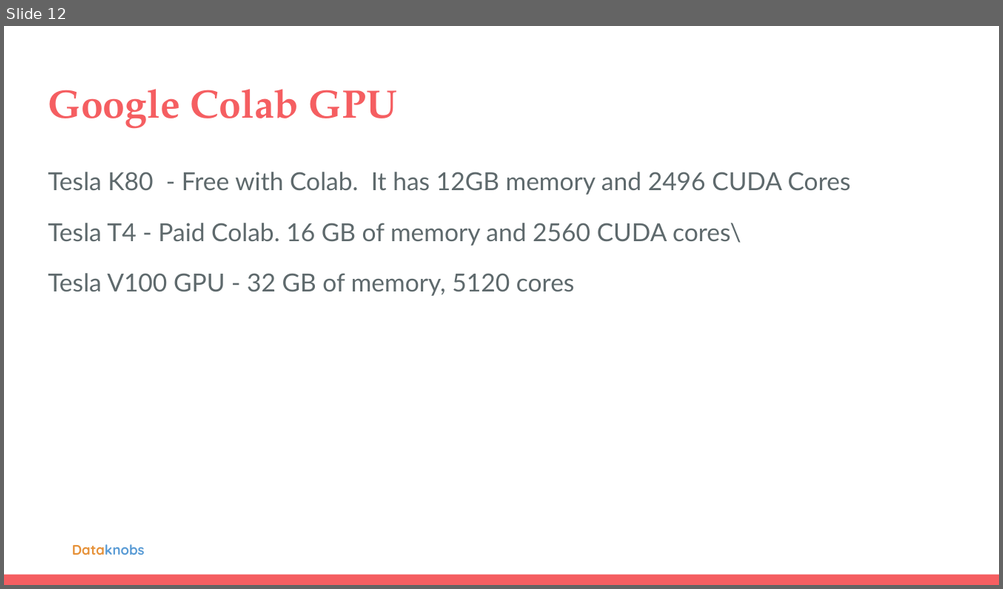
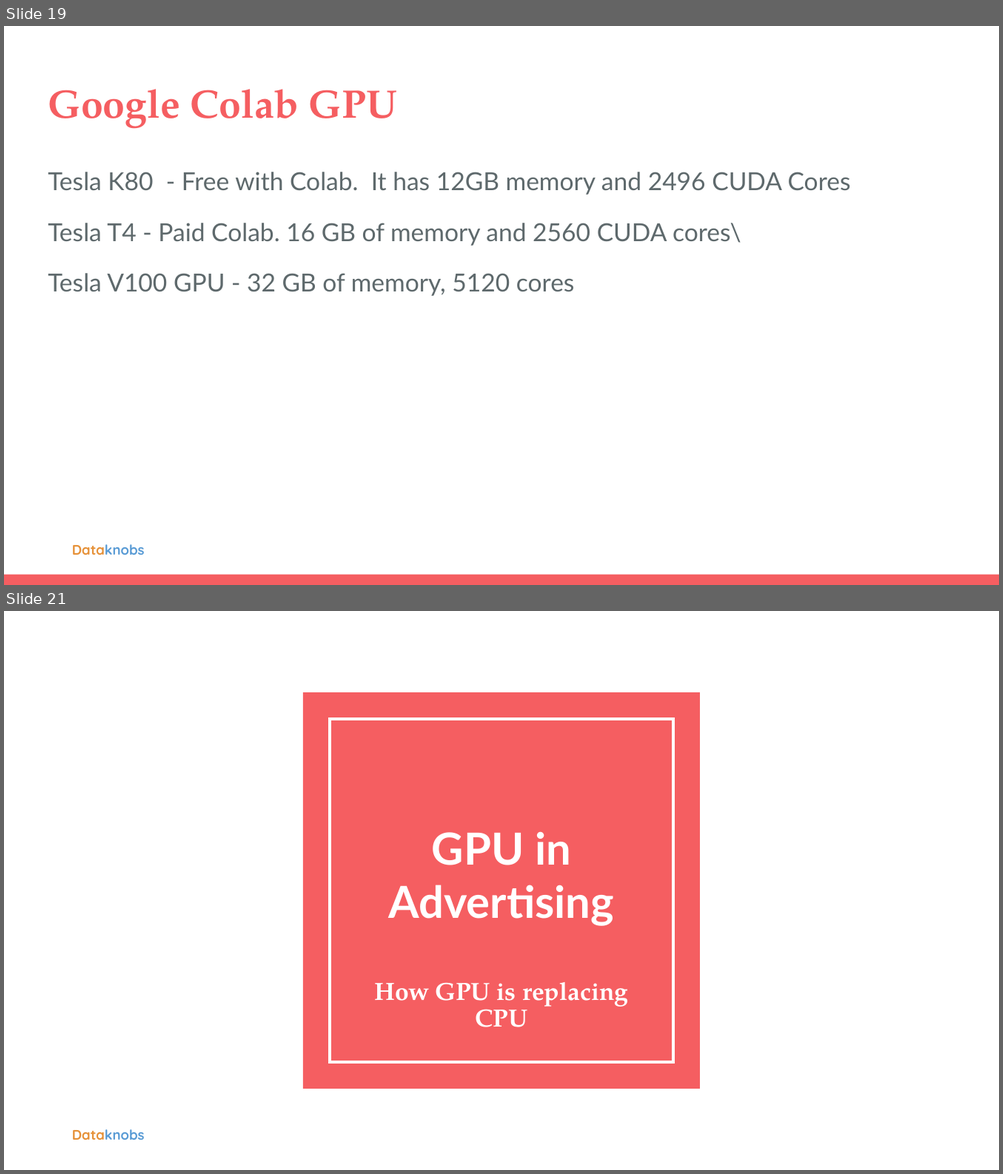
Before and after one commit to kreatewebsite/topkreate_kreatewebsite, a slide deck: input/content/gpu-vs-tpu-llms.pptx. Shown one above the other, each under a label of ours: slide 12 before the commit, slides 19 and 21 after it; the slides between them are not shown. The pictures are 1003x589 and 1003x1174 pixels, drawn with LibreOffice and Linux fonts; fonts in the diff are those of the drawing; background and template pictures are left out. Boxes give left, top, right and bottom in pixels: in the first picture for what was removed or moved away, otherwise in the second. Text is boxed around its words. In the diff, an @@ line names an element or a change of style, - is before the commit and + after.

```diff
--- a/input/content/gpu-vs-tpu-llms.pptx
+++ b/input/content/gpu-vs-tpu-llms.pptx
@@ slide 21 added at (x1=4, y1=611, x2=999, y2=1170), background #FFFFFF; not listed: 1 template element that a slide beside it also shows @@
@@ rectangle added at (x1=304, y1=692, x2=700, y2=1089), fill #F55E61 @@
@@ rectangle added at (x1=329, y1=719, x2=672, y2=1062), outline #FFFFFF 2.25 pt @@
@@ title added at (x1=389, y1=832, x2=614, y2=926), 32 pt, text #FFFFFF, bold @@
+GPU in Advertising
@@ subtitle added at (x1=374, y1=982, x2=629, y2=1028), 18 pt, text #FFFFFF, bold @@
+How GPU is replacing CPU
@@ what was slide 12 is now slide 19 @@
```
Also in this commit, not shown: 1 slide changed, 11 other slides added, 1 slide removed, 4 other files.
